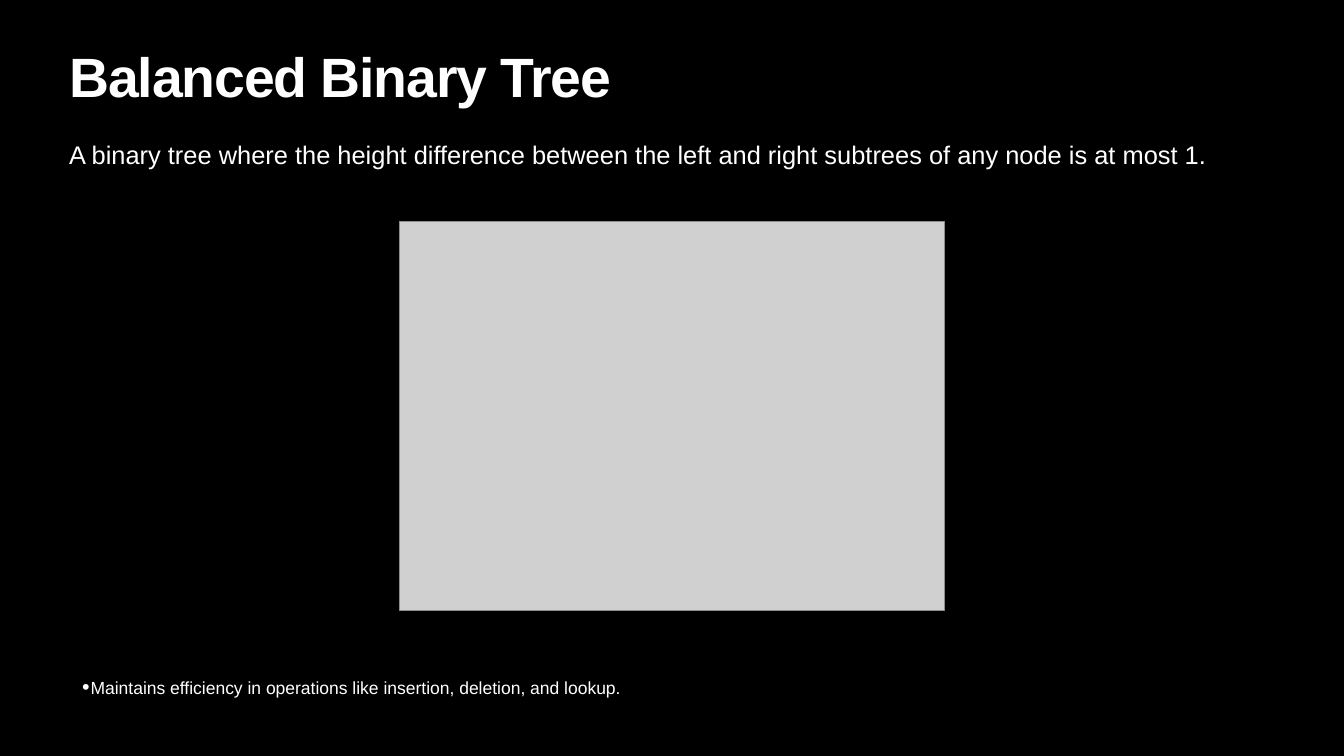
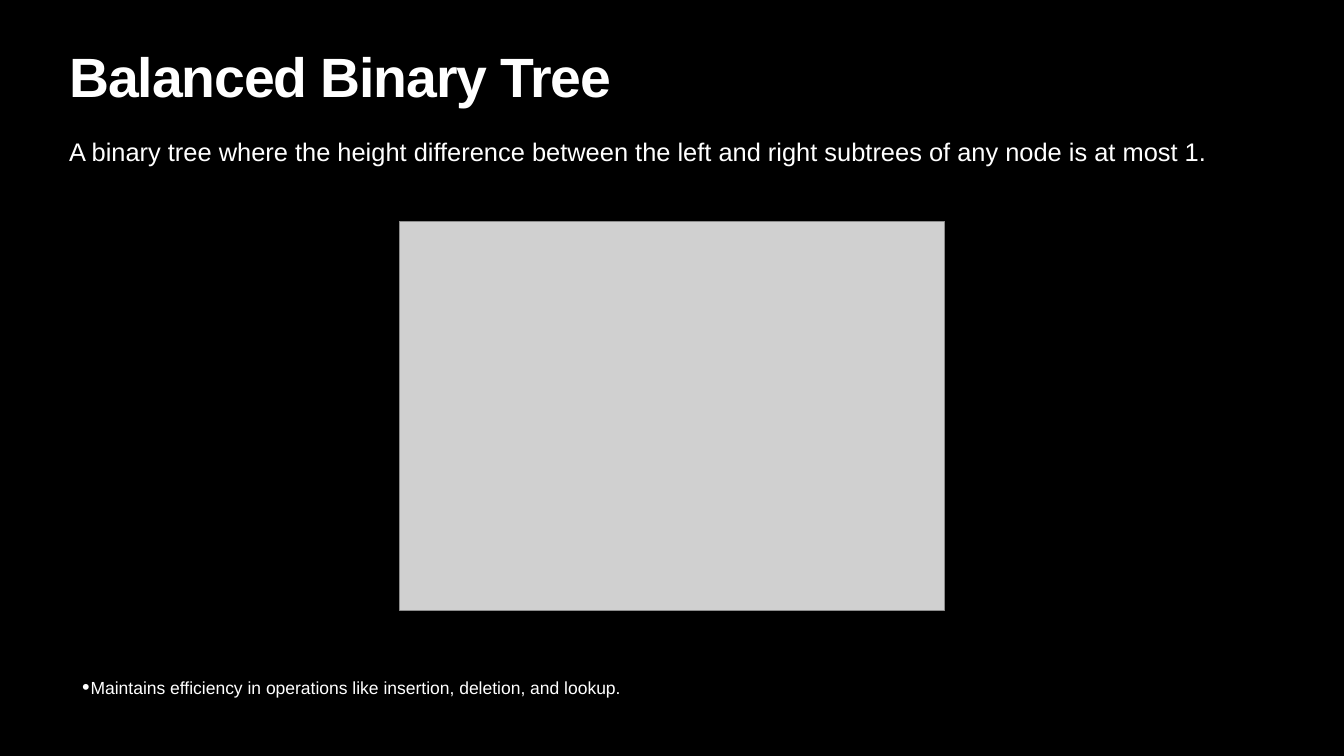
Before and after one commit to LearnCodeWithDurgesh/YouTube-DSA-Series, a slide deck: slide 5 of Tree Types.pptx. Drawn at 1344x756 pixels with LibreOffice and Linux fonts; fonts in the diff are those of the drawing; grey boxes stand for pictures; background and template pictures are left out. Boxes give left, top, right and bottom in pixels: in the first picture for what was removed or moved away, otherwise in the second. Text is boxed around its words. In the diff, an @@ line names an element or a change of style, - is before the commit and + after.

```diff
--- a/Tree Types.pptx
+++ b/Tree Types.pptx
@@ text "A binary tree where the ..." at [69,142,1206,166]: line spacing 1 to 0.9 @@
```
Also in this commit, not shown: 1 other slide changed, 3 slides added, 7 other files.
